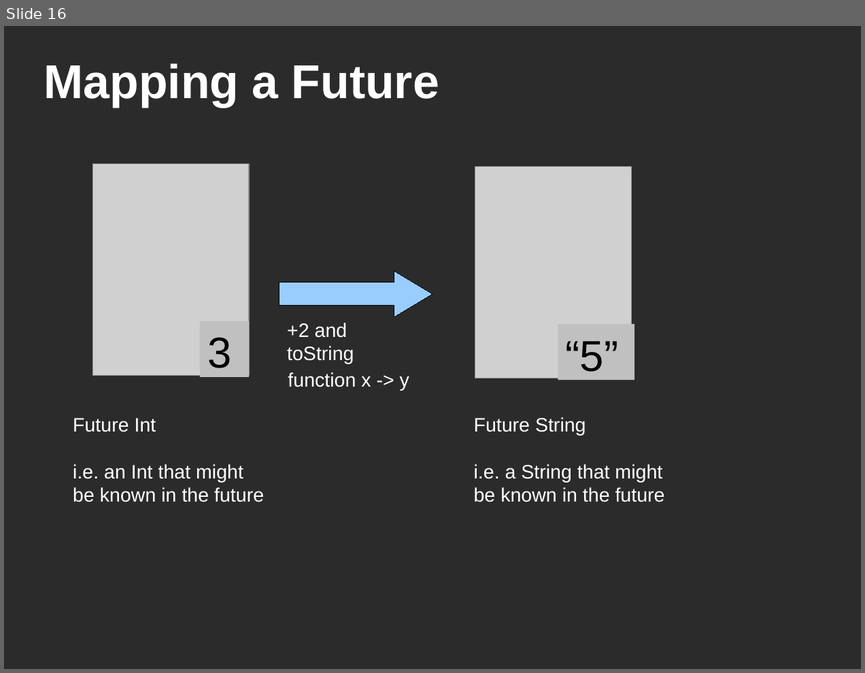
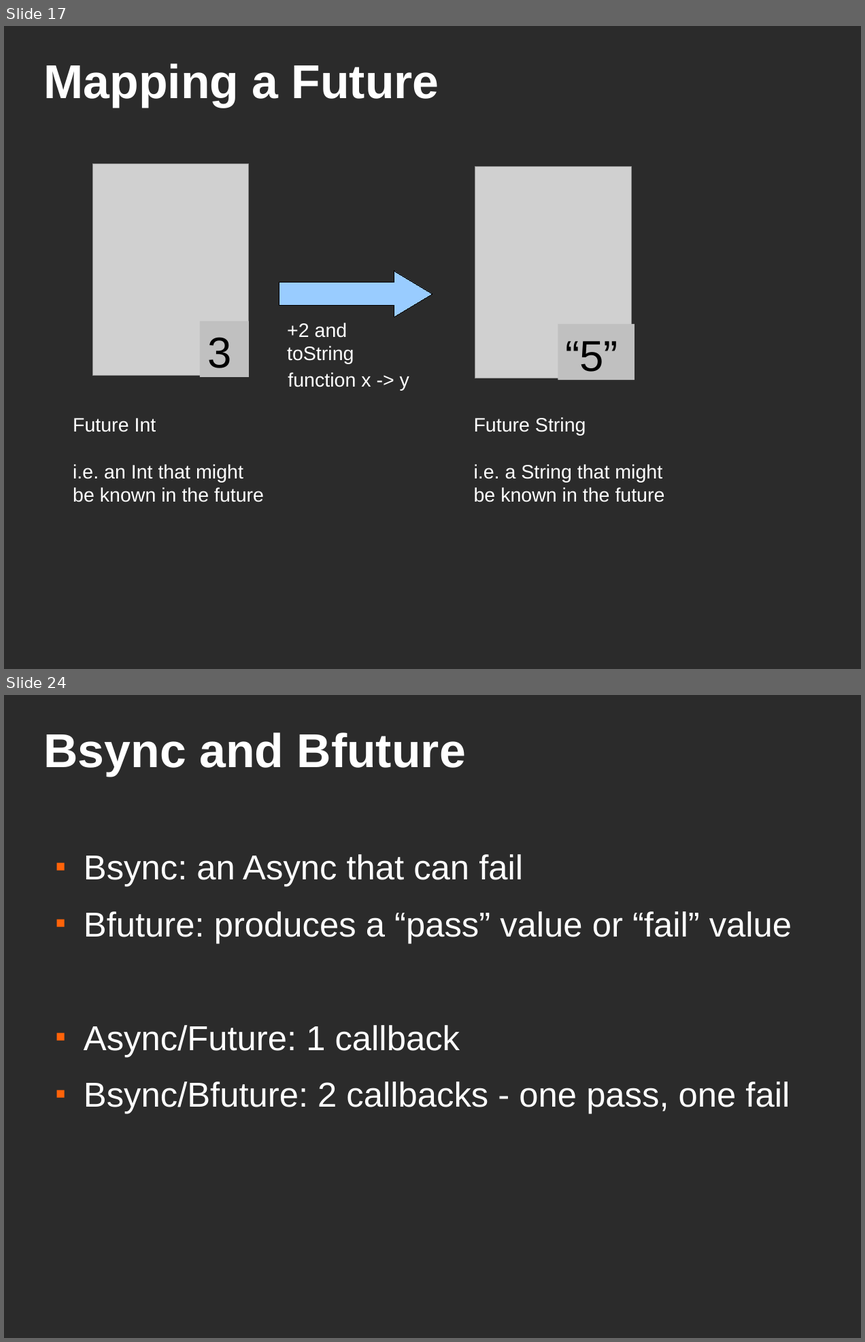
Before and after one commit to techtangents/jsasync, a slide deck: doc/TheFuture.odp. Shown one above the other, each under a label of ours: slide 16 before the commit, slides 17 and 24 after it; the slides between them are not shown. The pictures are 865x673 and 865x1342 pixels, drawn with LibreOffice and Linux fonts; fonts in the diff are those of the drawing; grey boxes stand for pictures; background and template pictures are left out; a plain dark background stands for a picture behind light text. Boxes give left, top, right and bottom in pixels: in the first picture for what was removed or moved away, otherwise in the second. Text is boxed around its words. In the diff, an @@ line names an element or a change of style, - is before the commit and + after.

```diff
--- a/doc/TheFuture.odp
+++ b/doc/TheFuture.odp
@@ slide 24 added at [4,695,861,1338], background picture (left out) @@
@@ title added at [43,732,466,777], 44 pt, text #FFFFFF, bold @@
+Bsync and Bfuture
@@ text added at [84,854,791,1114], 32 pt, text #FFFFFF @@
+■ Bsync: an Async that can fail
+■ Bfuture: produces a “pass” value or “fail” value
+■ Async/Future: 1 callback
+■ Bsync/Bfuture: 2 callbacks - one pass, one fail
@@ what was slide 16 is now slide 17 @@
```
Also in this commit, not shown: 2 slides changed, 8 other slides added, 1 slide removed.
